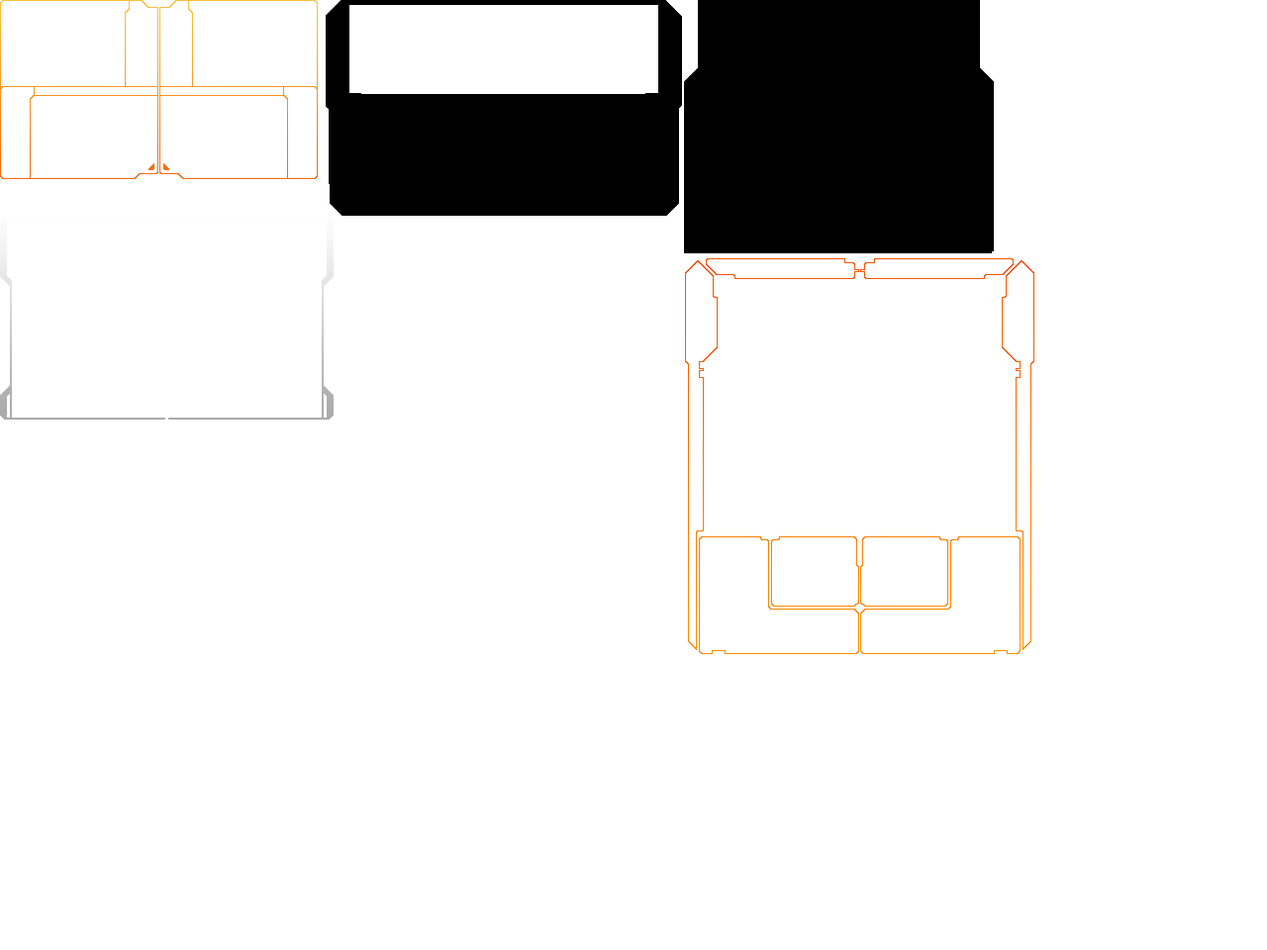
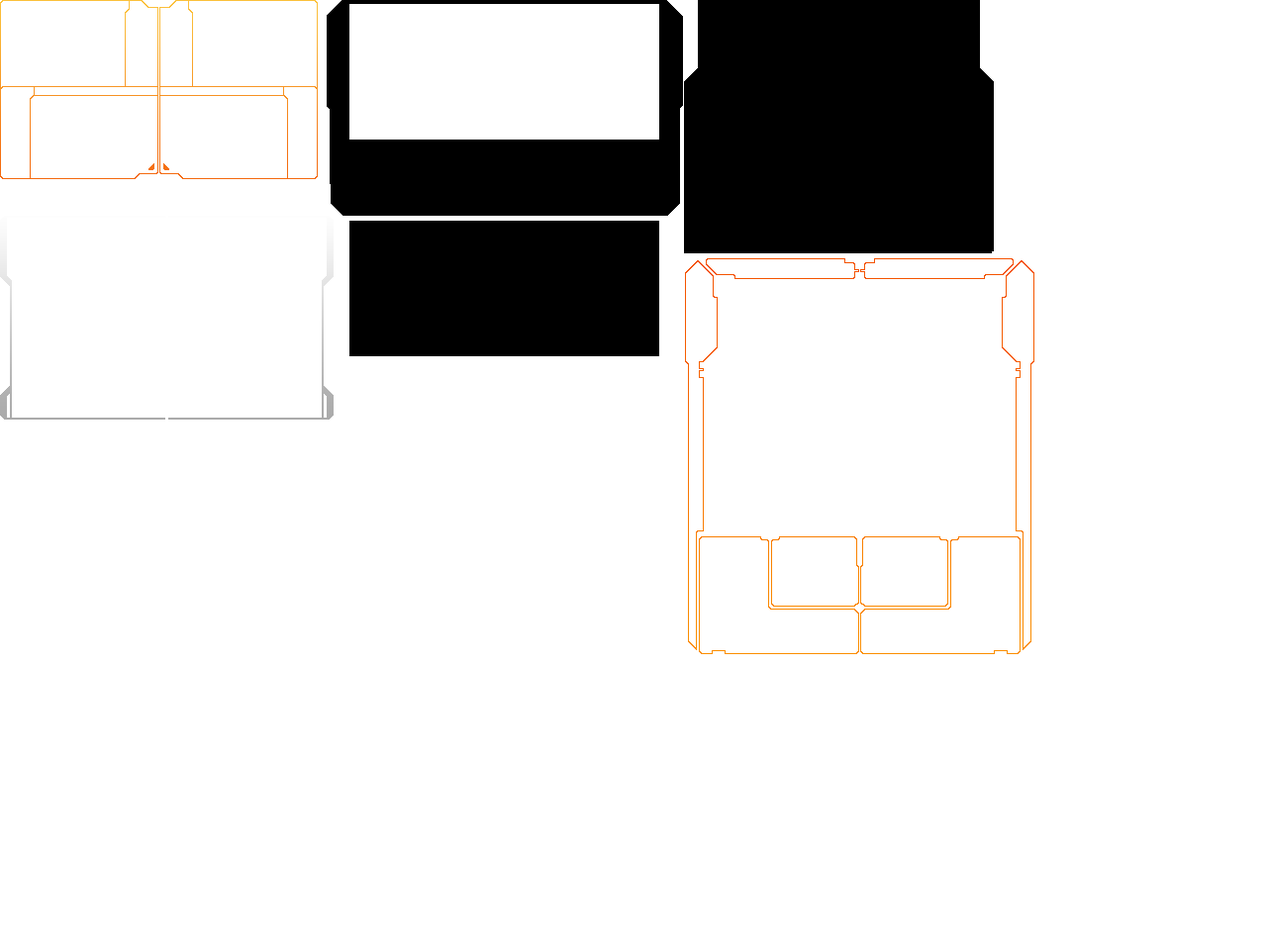
Comparing the layer stacks of the two w=1267, h=950 images. Changes:
added layer "图层 7" above "组 1" over bbox(326, 0, 683, 216)
moved "图层 4" into group "组 1" over bbox(325, 0, 682, 185)
moved "图层 5" into group "组 1" over bbox(329, 18, 679, 216)
added layer "矩形 1" above "OUTER FRAME GLOW" over bbox(349, 220, 660, 357)
